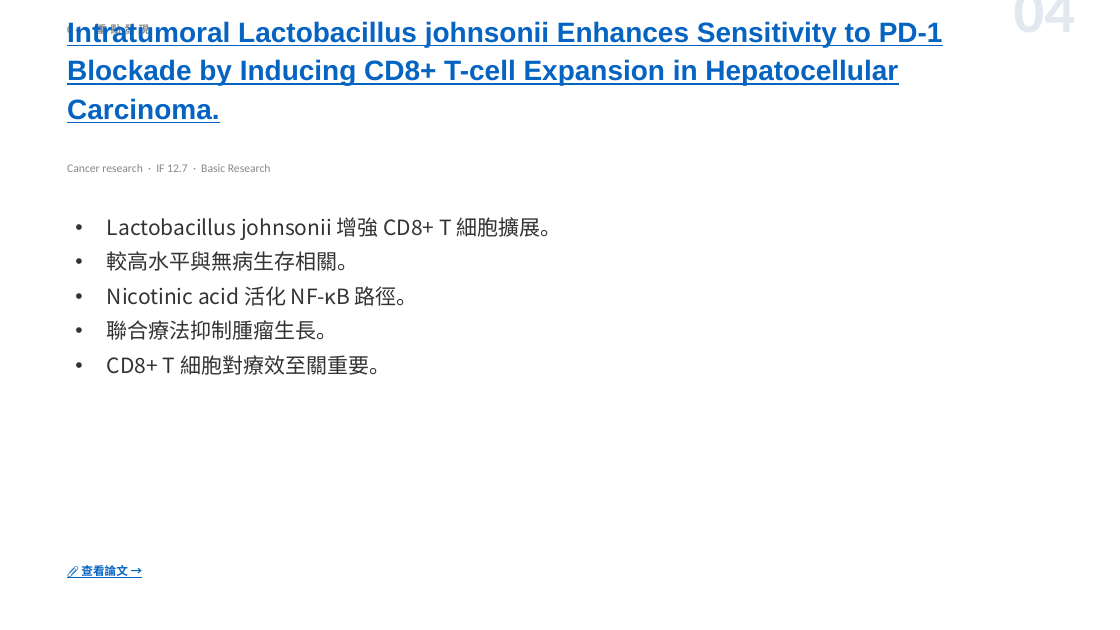
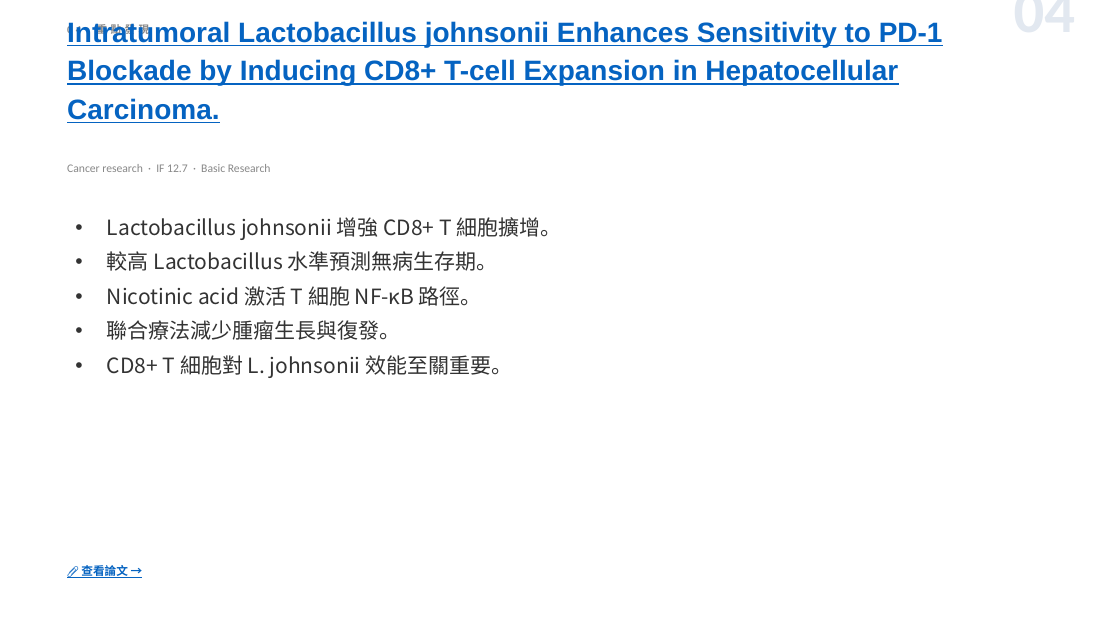
Before and after one commit to jejenhu-maker/hcc-weekly-digest, a slide deck: slide 6 of docs/digest-zh.pptx. Drawn at 1120x630 pixels with LibreOffice and Linux fonts; fonts in the diff are those of the drawing. Boxes give left, top, right and bottom in pixels: in the first picture for what was removed or moved away, otherwise in the second. Text is boxed around its words. In the diff, an @@ line names an element or a change of style, - is before the commit and + after.

```diff
--- a/docs/digest-zh.pptx
+++ b/docs/digest-zh.pptx
@@ text at (x1=107, y1=217, x2=562, y2=378): text changed @@
-• Lactobacillus johnsonii 增強 CD8+ T 細胞擴展。
-• 較高水平與無病生存相關。
-• Nicotinic acid 活化 NF-κB 路徑。
-• 聯合療法抑制腫瘤生長。
-• CD8+ T 細胞對療效至關重要。
+• Lactobacillus johnsonii 增強 CD8+ T 細胞擴增。
+• 較高 Lactobacillus 水準預測無病生存期。
+• Nicotinic acid 激活 T 細胞 NF-κB 路徑。
+• 聯合療法減少腫瘤生長與復發。
+• CD8+ T 細胞對 L. johnsonii 效能至關重要。
```
Also in this commit, not shown: 10 other slides changed, 3 other files.
